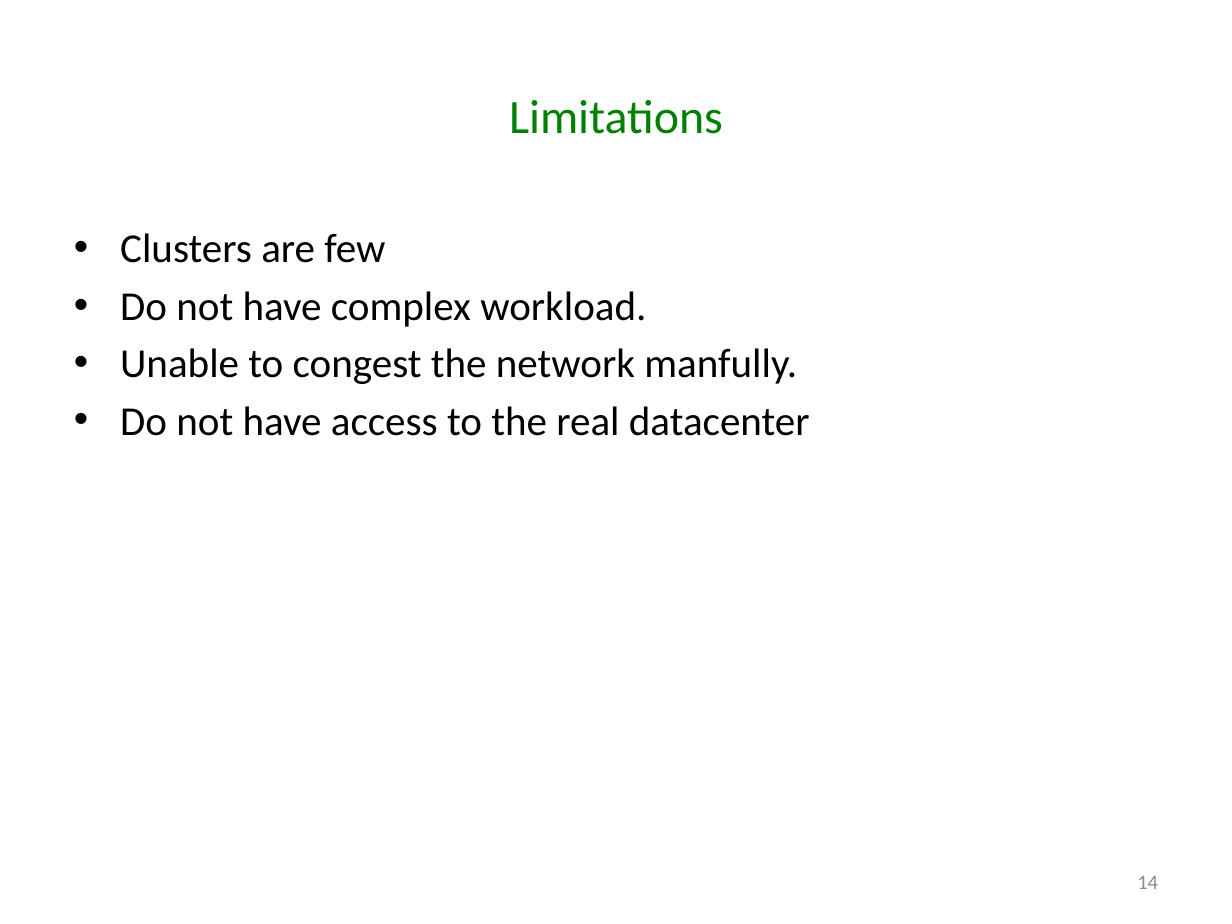
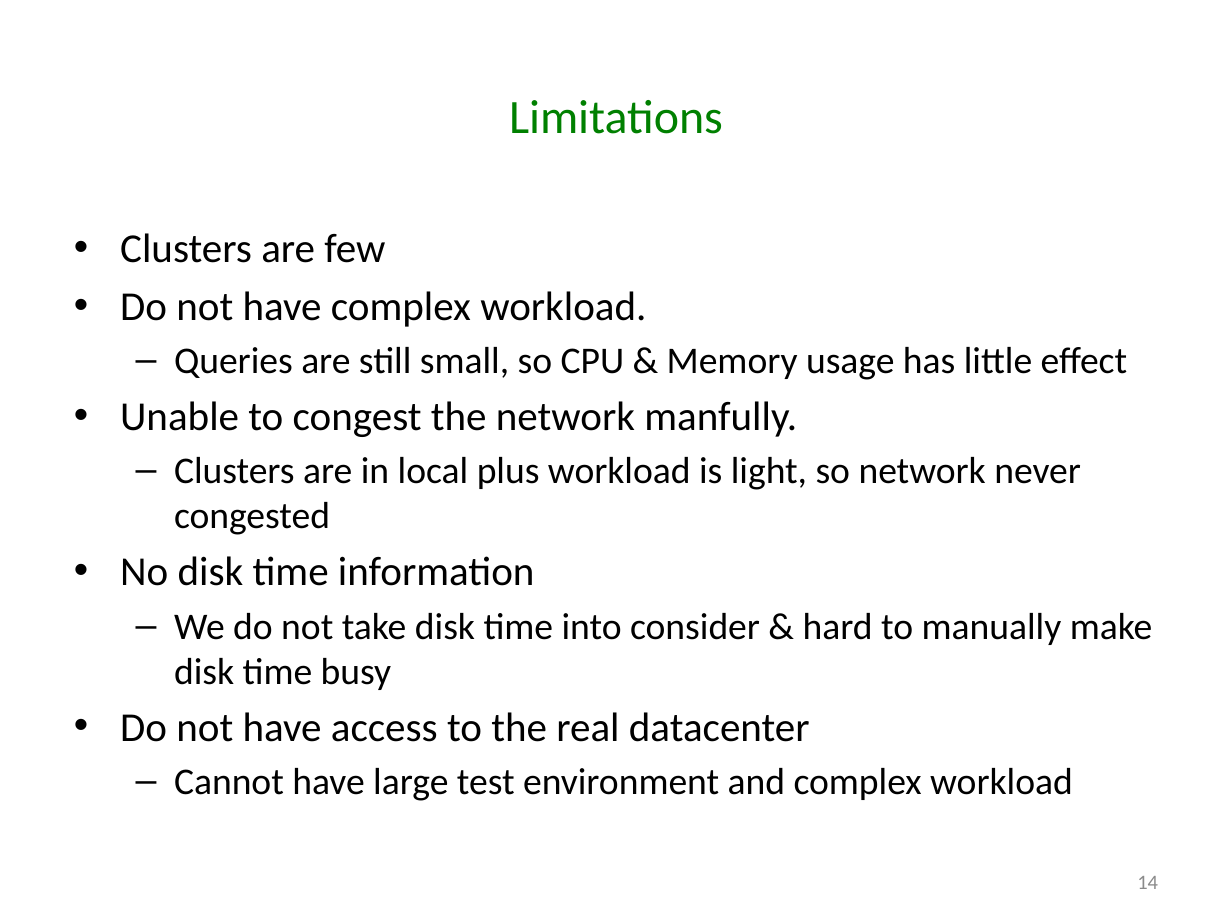
Before and after one commit to godares79/CS848-Project, a slide deck: slide 14 of PresentationSlides/Presentation.pptx. Drawn at 1232x924 pixels with LibreOffice and Linux fonts; fonts in the diff are those of the drawing. Boxes give left, top, right and bottom in pixels: in the first picture for what was removed or moved away, otherwise in the second. Text is boxed around its words. In the diff, an @@ line names an element or a change of style, - is before the commit and + after.

```diff
--- a/PresentationSlides/Presentation.pptx
+++ b/PresentationSlides/Presentation.pptx
@@ text at (174,347,1127,380): paragraph added @@
+  – Queries are still small, so CPU & Memory usage has little effect
@@ text at (120,457,1153,690): paragraphs added @@
+  – Clusters are in local plus workload is light, so network never congested
+• No disk time information
+  – We do not take disk time into consider & hard to manually make disk time busy
@@ text at (174,768,1073,801): paragraph added @@
+  – Cannot have large test environment and complex workload
```
Also in this commit, not shown: 1 other slide changed.
